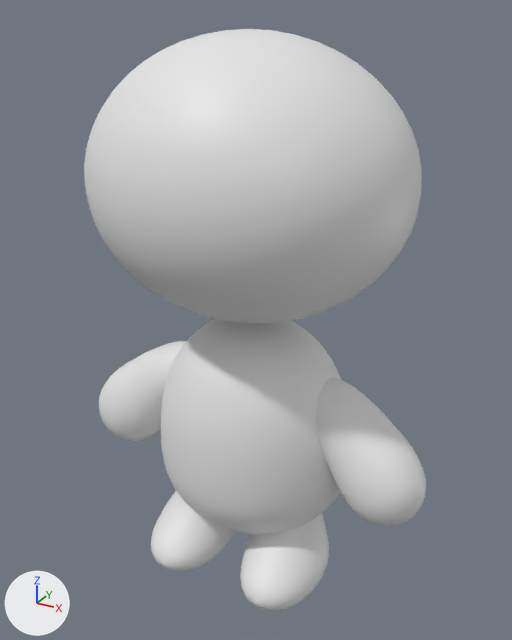
The glTF model assets/models/dhull/dhull.glb, before and after one commit.
Before and after are seen from a 50 mm lens placed at (0.468, -0.843, 0.848), pointed at (-0.015, 0.036, 0.409). The axes (+X, +Y, +Z) are drawn at lower left. The lights are the same throughout. The first picture is the older version. Where no turn or scale is listed for an object, it has been applied to the vertices.

The older version as bpy lines, for what is in view:
```python
ob_armleft = bpy.data.objects.new('ArmLeft', me_mesh_001)
ob_armleft.location = (0.11, 0.0, 0.32)
ob_armright = bpy.data.objects.new('ArmRight', me_mesh_003)
ob_armright.location = (-0.11, 0.0, 0.32)
ob_body = bpy.data.objects.new('Body', me_mesh)
ob_body.location = (0.0, 0.0, 0.07)
ob_head = bpy.data.objects.new('Head', me_head)
ob_head.location = (0.0, -0.01, 0.635)
ob_legleft = bpy.data.objects.new('LegLeft', me_mesh_002)
ob_legleft.location = (0.065, -0.005, 0.12)
ob_legright = bpy.data.objects.new('LegRight', me_mesh_004)
ob_legright.location = (-0.065, -0.005, 0.12)
```
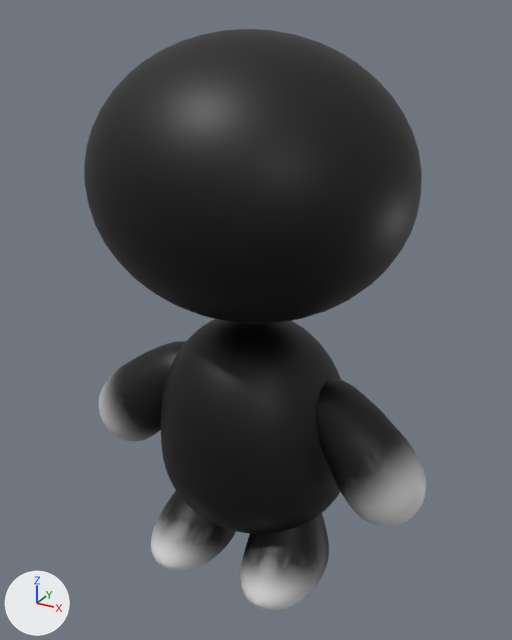
Patch to the scene script:
```diff
--- a/assets/models/dhull/dhull.glb.py
+++ b/assets/models/dhull/dhull.glb.py
@@ mat_toon_clay @@
 n0 = _N.new('ShaderNodeBsdfPrincipled'); n0.name = 'Principled BSDF'
 n1 = _N.new('ShaderNodeOutputMaterial'); n1.name = 'Material Output'
+n2 = _N.new('ShaderNodeMix'); n2.name = 'Mix'
+n2.data_type = 'RGBA'
+n2.blend_type = 'MULTIPLY'
+n2.inputs[0].default_value = 1.0  # 'Factor'
+n2.inputs[7].default_value = (0.8, 0.8, 0.8, 1.0)  # 'B', white #e7e7e7
+n3 = _N.new('ShaderNodeVertexColor'); n3.name = 'Color Attribute'
 _L.new(n0.outputs[0], n1.inputs[0])  # 'BSDF' to 'Surface'
+_L.new(n2.outputs[2], n0.inputs[0])  # 'Result' to 'Base Color'
+_L.new(n3.outputs[0], n2.inputs[6])  # 'Color' to 'A'
```

Boxes [x1, y1, x2, y2] around the edits, measured in the pictures (512 x 640 px):
'Head', recoloured (darker): [84, 29, 422, 323] in both
'Body', recoloured (darker): [161, 319, 341, 534] in both
'ArmLeft', recoloured (darker): [316, 378, 426, 524] in both
'LegLeft', recoloured (darker): [240, 513, 329, 603] in both
'ArmRight', recoloured (darker): [99, 341, 186, 442] in both
'LegRight', recoloured (darker): [151, 491, 236, 570] in both
